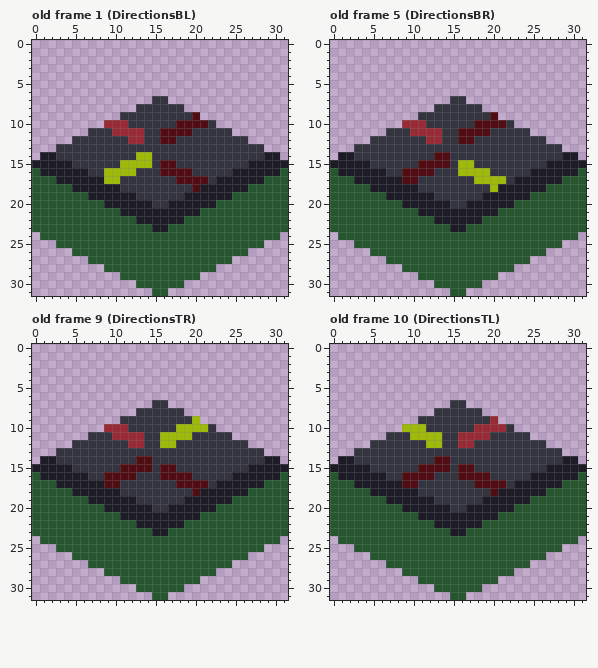
Pixel-art file: Assets/Tiles/Logic Gates/Splitter/Splitter.ase. The picture above is the old version.
32x32 pixels, 12 frames. Shown: old frame 1 (DirectionsBL), old frame 5 (DirectionsBR), old frame 9 (DirectionsTR), old frame 10 (DirectionsTL).
And afterwards:
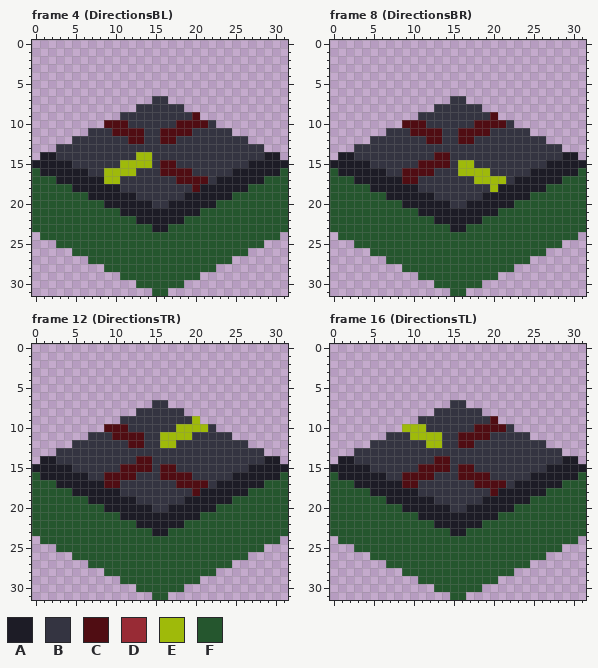
Palette (. is transparent): A #1d1c26  B #343441  C #500d13  D #982b35  E #9fba0a  F #25562e
A new or re-ordered frame is compared with the old frame closest to it.
Log entry: Updating splitter then going to make drum level
What changed:
frames 12 -> 16
Frame 4 (DirectionsBL) is new; against old frame 1 (DirectionsBL), layer "Arrow":
y 10: x 9..11 DDD -> CCC
y 11: x 10..13 DDDD -> CCCC
y 12: x 12..13 DD -> CC
Frame 8 (DirectionsBR) is new; against old frame 5 (DirectionsBR), layer "Arrow": the same change as frame 4 (DirectionsBL)
Frame 12 (DirectionsTR) is new; against old frame 9 (DirectionsTR), layer "Arrow": the same change as frame 4 (DirectionsBL)
Frame 16 (DirectionsTL) is new; against old frame 10 (DirectionsTL), layer "Arrow":
y 9: x 20 D -> C
y 10: x 18..21 DDDD -> CCCC
y 11: x 16..19 DDDD -> CCCC
y 12: x 16..17 DD -> CC
Boxes around the changes in both pictures, in picture pixels (x1, y1, x2, y2):
changed: (104, 120, 144, 144)
changed: (402, 120, 442, 144)
changed: (104, 424, 144, 448)
changed: (458, 416, 506, 448)
